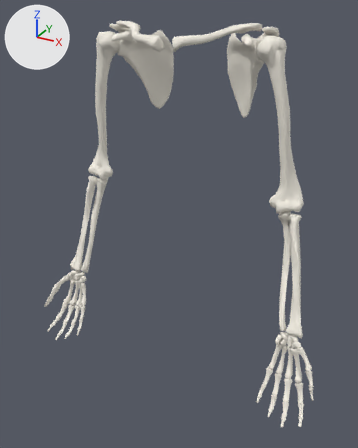
One commit to the glTF model public/models/os-membre-sup.lo.glb: the scene before it, then after it.
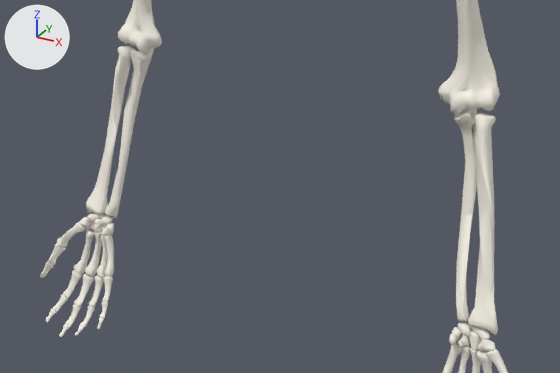
There are two pictures of each version: one whole from a 50 mm lens placed at (0.447, -0.905, 1.38), pointed at (0.007, -0.104, 0.98), one close up on the part from 6% to 94% of the width and 33% to 80% of the height. Arrows for +X, +Y and +Z are at upper left; the lights stay in place. The first two pictures are the older version. Where no turn or scale is listed for an object, it has been applied to the vertices.

The scene before the commit, as lines of its bpy script (objects in view):
```python
me_fj3286 = bpy.data.meshes.new('FJ3286')
me_fj3286.from_pydata(...)  # 97 vertices, 189 faces; spans x -0.025..0.025, y -0.039..0.039, z -0.123..0.123
me_fj3286.materials.append(mat_0_91_0_87_0_78)  # white #f5f0e5
me_fj3368 = bpy.data.meshes.new('FJ3368')
me_fj3368.from_pydata(...)  # 465 vertices, 925 faces; spans x -0.05..0.05, y -0.024..0.024, z -0.154..0.154
me_fj3368.materials.append(mat_0_91_0_87_0_78)  # white #f5f0e5
me_fj3391 = bpy.data.meshes.new('FJ3391')
me_fj3391.from_pydata(...)  # 98 vertices, 192 faces; spans x -0.025..0.025, y -0.039..0.039, z -0.124..0.124
me_fj3391.materials.append(mat_0_91_0_87_0_78)  # white #f5f0e5
ob_fj3286 = bpy.data.objects.new('FJ3286', me_fj3286)
ob_fj3286.location = (0.222, -0.084, 0.928)
ob_fj3368 = bpy.data.objects.new('FJ3368', me_fj3368)
ob_fj3368.location = (-0.191, -0.076, 1.183)
ob_fj3391 = bpy.data.objects.new('FJ3391', me_fj3391)
ob_fj3391.location = (-0.222, -0.084, 0.929)
# also in view: 'FJ3349' at (-0.25, -0.094, 0.921); 'FJ3277' at (0.249, -0.094, 0.921); 'FJ3262' at (0.19, -0.076, 1.183)
```
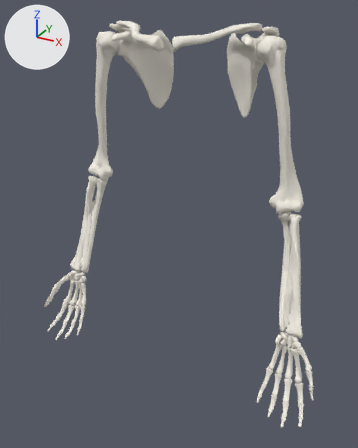
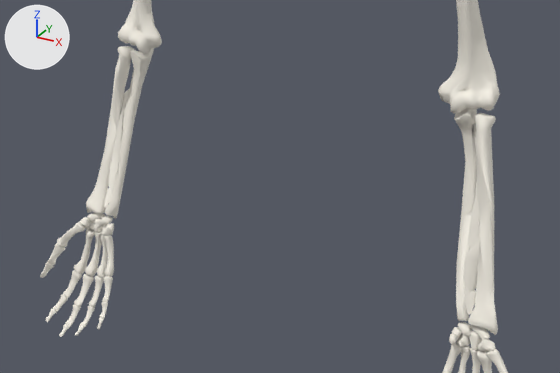
Where the change shows, as pixel boxes (x1, y1, x2, y2) in the close-ups (560 x 373 px):
'FJ1476M', added: after (463, 180, 480, 315)
'FJ1476', added: after (104, 89, 129, 208)

The change, as a diff of the scene's bpy script:
```diff
--- a/public/models/os-membre-sup.lo.glb.py
+++ b/public/models/os-membre-sup.lo.glb.py
@@ me_fj1476m @@
+me_fj1476m.from_pydata(...)  # 271 vertices, 570 faces; spans x -0.011..0.011, y -0.024..0.024, z -0.078..0.078
+me_fj1476m.materials.append(mat_0_91_0_87_0_78)  # white #f5f0e5
@@ me_fj1476 @@
+me_fj1476.from_pydata(...)  # 271 vertices, 569 faces; spans x -0.011..0.011, y -0.024..0.024, z -0.078..0.078
+me_fj1476.materials.append(mat_0_91_0_87_0_78)  # white #f5f0e5
@@ ob_fj1476m @@
+ob_fj1476m = bpy.data.objects.new('FJ1476M', me_fj1476m)
+ob_fj1476m.location = (0.24, -0.094, 0.9)
@@ ob_fj1476 @@
+ob_fj1476 = bpy.data.objects.new('FJ1476', me_fj1476)
+ob_fj1476.location = (-0.24, -0.094, 0.9)
```
